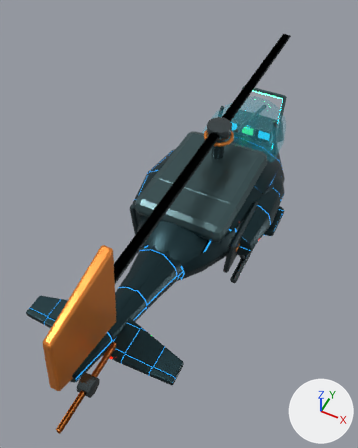
Two versions of the glTF model public/assets/original/models/support/pass65-chopper-gunner-lod2.glb, one commit apart.
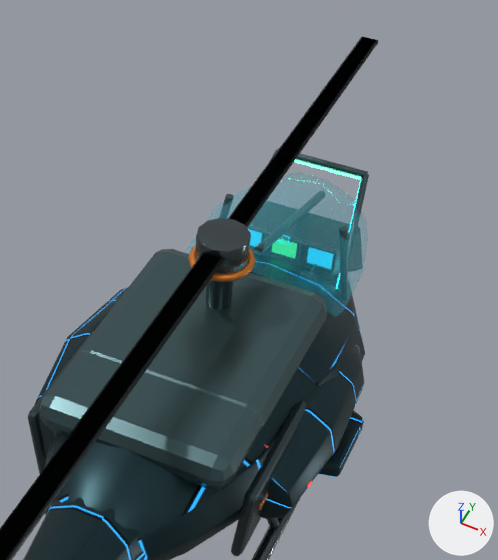
Old and new are each drawn whole from a camera (50 mm lens) standing at (2.52, -7.04, 7.09) and looking at (-0.63, -0.75, -0.76) and again close up on the part from 33% to 97% of the width and 4% to 61% of the height. The lights are fixed; the arrows at lower right show +X, +Y and +Z. The first two pictures are the older version. Where no turn or scale is listed for an object, it has been applied to the vertices.

Objects in the first close-up: 'Chopper_CanopyGlass_LOD2', 'Chopper_EngineDeck_LOD2', 'Chopper_EnginePod_-1_LOD2', 'Chopper_EnginePod_1_LOD2', 'Chopper_MainBlade_0_LOD2', 'Chopper_MainBlade_1_LOD2', 'Chopper_RearArmorDoor_1_LOD2', 'Chopper_RearCabin_LOD2', 'Chopper_RearEngineCowling_LOD2', 'Chopper_RotorHub_LOD2', 'Chopper_TailBoom_LOD2', 'Chopper_TaperedFuselage_LOD2' and 13 more.
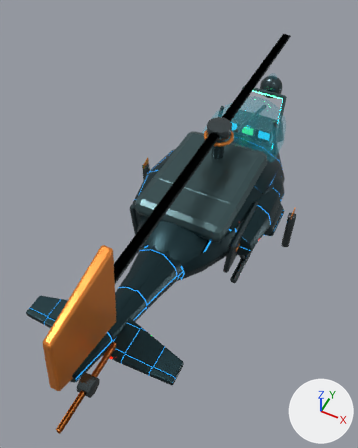
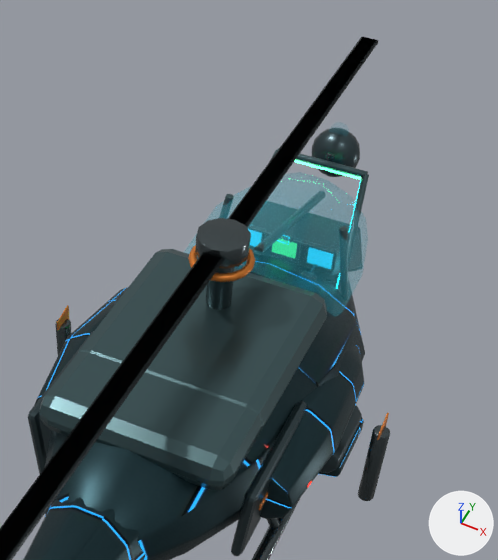
Changed parts and their boxes (x1, y1, x2, y2) in the close-ups (498 x 560 px):
'Chopper_SensorTurret_LOD2', added: after (312, 129, 360, 177)
'Chopper_Missile_1_LOD2', added: after (358, 425, 390, 501)
'Chopper_RocketPod_1_LOD2', added: after (320, 405, 362, 473)
'Chopper_Missile_-1_LOD2', added: after (55, 319, 71, 355)
'Chopper_SensorLens_LOD2', added: after (329, 122, 349, 136)
'Chopper_MissileFin_-1_LOD2', added: after (57, 305, 69, 330)
'Chopper_MissileFin_1_LOD2', added: after (377, 413, 389, 440)
'Chopper_SensorMast_LOD2', added: after (324, 153, 335, 172)

Patch to the scene script:
```diff
--- a/public/assets/original/models/support/pass65-chopper-gunner-lod2.glb.py
+++ b/public/assets/original/models/support/pass65-chopper-gunner-lod2.glb.py
@@ me_cylinder_171_1 @@
+me_cylinder_171_1.from_pydata(...)  # 140 vertices, 276 faces; spans x -0.162..0.162, y -0.33..0.33, z -0.166..0.166
+me_cylinder_171_1.materials.append(mat_mat_pass65chopper_darkarmor)  # greyish cyan #425257
@@ me_chopper_missilefin__1_lod2_mesh @@
+me_chopper_missilefin__1_lod2_mesh.from_pydata(...)  # 55 vertices, 106 faces; spans x -0.09..0.09, y -1.0..1.0, z -0.81..0.81
+me_chopper_missilefin__1_lod2_mesh.materials.append(mat_mat_pass65chopper_rescueaccent)  # orange #e58635
@@ me_cylinder_172_1 @@
+me_cylinder_172_1.from_pydata(...)  # 112 vertices, 220 faces; spans x -0.075..0.075, y -0.075..0.075, z -0.44..0.44
+me_cylinder_172_1.materials.append(mat_mat_pass65chopper_gunmetal)  # dark grey #576164
@@ me_sphere_012 @@
+me_sphere_012.from_pydata(...)  # a UV sphere (12 segments, 8 rings, poles along z) spanning x -0.26..0.26, y -0.22..0.22, z -0.26..0.26
+me_sphere_012.materials.append(mat_mat_pass65chopper_darkarmor)  # greyish cyan #425257
@@ me_cylinder_182_1 @@
+me_cylinder_182_1.from_pydata(...)  # 112 vertices, 220 faces; spans x -0.058..0.058, y -0.058..0.058, z -0.1..0.1
+me_cylinder_182_1.materials.append(mat_mat_pass65chopper_gunmetal)  # dark grey #576164
@@ me_cylinder_181_1 @@
+me_cylinder_181_1.from_pydata(...)  # 140 vertices, 276 faces; spans x -0.095..0.095, y -0.04..0.04, z -0.099..0.099
+me_cylinder_181_1.materials.append(mat_mat_pass65chopper_hudglass)  # cyan #277c86, glowing cyan #0d7a89
@@ ob_chopper_rocketpod_1_lod2 @@
+ob_chopper_rocketpod_1_lod2 = bpy.data.objects.new('Chopper_RocketPod_1_LOD2', me_cylinder_171_1)
+ob_chopper_rocketpod_1_lod2.location = (1.16, -0.34, -0.08)
@@ ob_chopper_missilefin_1_lod2 @@
+ob_chopper_missilefin_1_lod2 = bpy.data.objects.new('Chopper_MissileFin_1_LOD2', me_chopper_missilefin__1_lod2_mesh)
+ob_chopper_missilefin_1_lod2.parent = ob_pass65chopper_lod2
+ob_chopper_missilefin_1_lod2.location = (1.58, -0.38, 0.26)
+ob_chopper_missilefin_1_lod2.scale = (0.11, 0.11, 0.11)
@@ ob_chopper_missilefin__1_lod2 @@
+ob_chopper_missilefin__1_lod2 = bpy.data.objects.new('Chopper_MissileFin_-1_LOD2', me_chopper_missilefin__1_lod2_mesh)
+ob_chopper_missilefin__1_lod2.parent = ob_pass65chopper_lod2
+ob_chopper_missilefin__1_lod2.location = (-1.58, -0.38, 0.26)
+ob_chopper_missilefin__1_lod2.scale = (0.11, 0.11, 0.11)
@@ ob_chopper_missile_1_lod2 @@
+ob_chopper_missile_1_lod2 = bpy.data.objects.new('Chopper_Missile_1_LOD2', me_cylinder_172_1)
+ob_chopper_missile_1_lod2.location = (1.58, -0.38, -0.22)
@@ ob_chopper_missile__1_lod2 @@
+ob_chopper_missile__1_lod2 = bpy.data.objects.new('Chopper_Missile_-1_LOD2', me_cylinder_172_1.copy())
+ob_chopper_missile__1_lod2.location = (-1.58, -0.38, -0.22)
@@ ob_chopper_sensorturret_lod2 @@
+ob_chopper_sensorturret_lod2 = bpy.data.objects.new('Chopper_SensorTurret_LOD2', me_sphere_012)
+ob_chopper_sensorturret_lod2.location = (0.0, 2.66, 0.78)
@@ ob_chopper_sensormast_lod2 @@
+ob_chopper_sensormast_lod2 = bpy.data.objects.new('Chopper_SensorMast_LOD2', me_cylinder_182_1)
+ob_chopper_sensormast_lod2.location = (0.0, 2.5, 0.78)
@@ ob_chopper_sensorlens_lod2 @@
+ob_chopper_sensorlens_lod2 = bpy.data.objects.new('Chopper_SensorLens_LOD2', me_cylinder_181_1)
+ob_chopper_sensorlens_lod2.location = (0.0, 2.66, 1.02)
```
